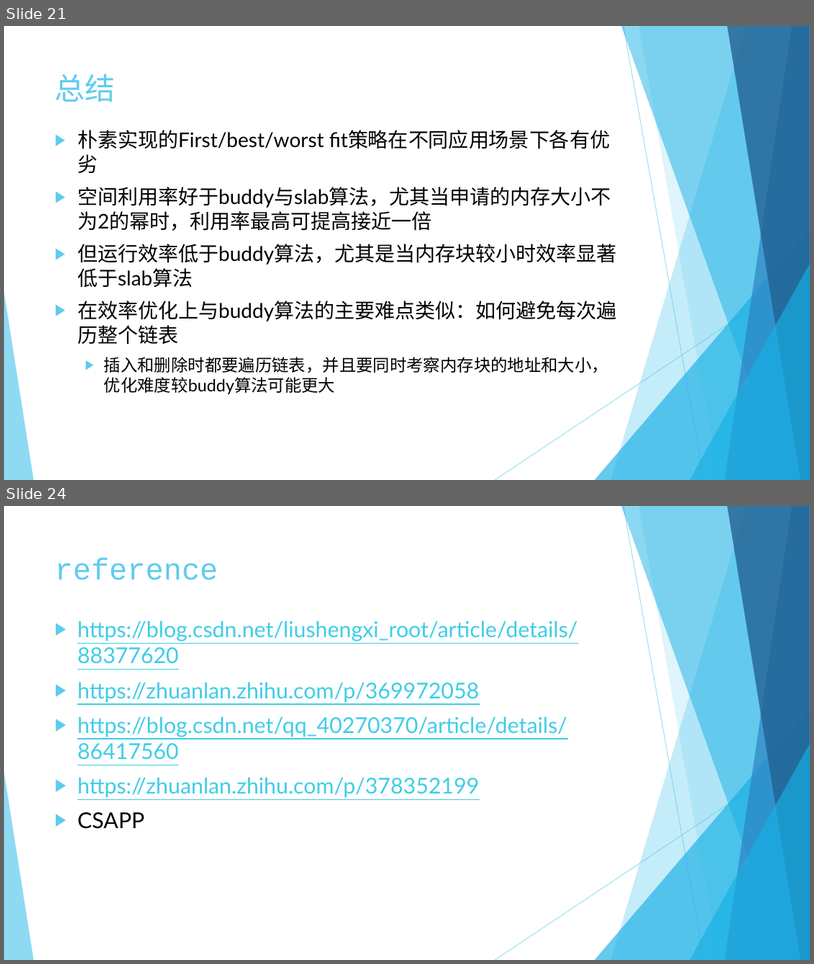
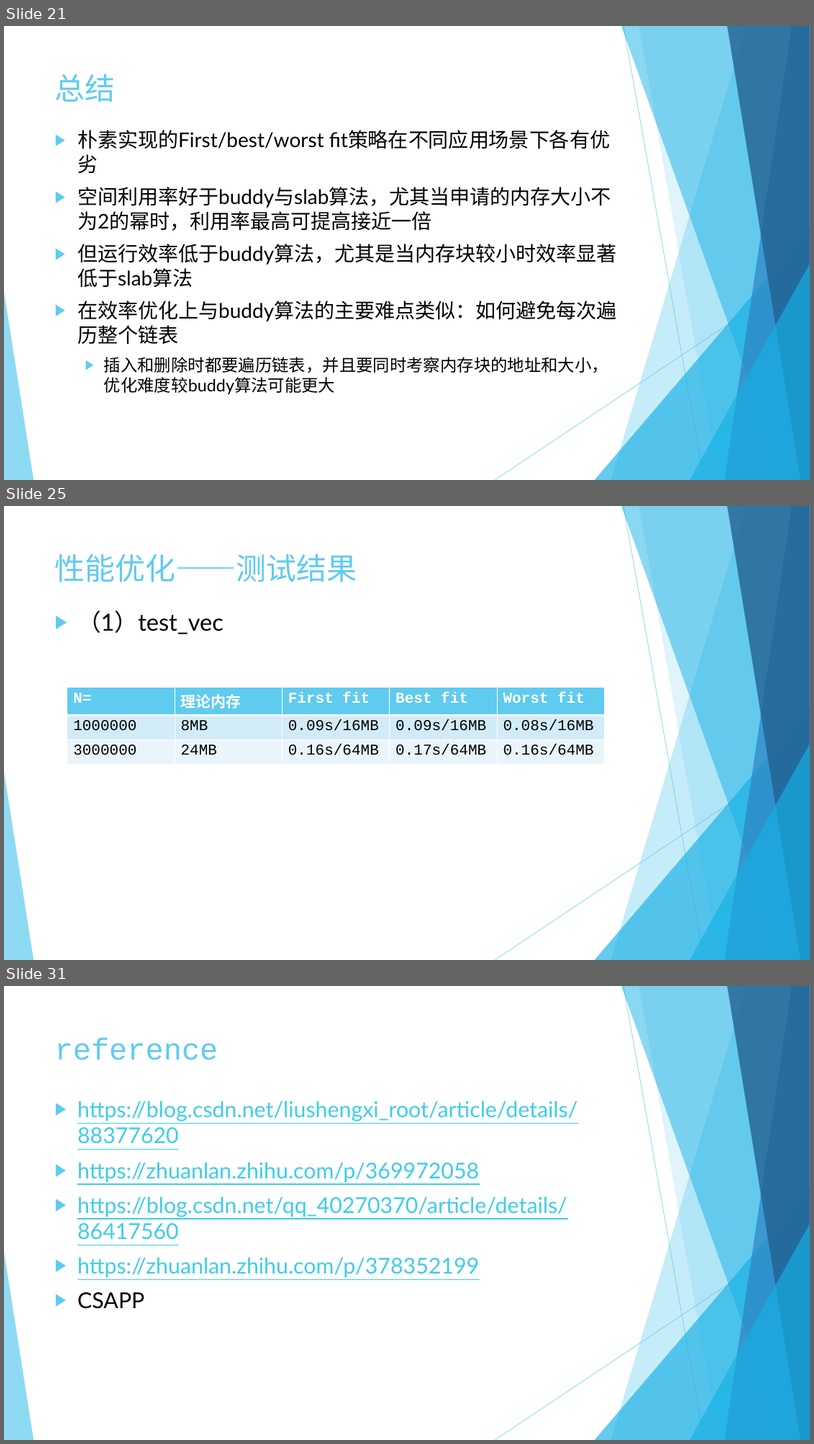
Before and after one commit to rcore-os/mem_malloc_subsystem, a slide deck: slides/week8.pptx. Shown one above the other, each under a label of ours: slides 21 and 24 before the commit, slides 21, 25 and 31 after it; the slides between them are not shown. The pictures are 814x964 and 814x1444 pixels, drawn with LibreOffice and Linux fonts; fonts in the diff are those of the drawing. Boxes give left, top, right and bottom in pixels: in the first picture for what was removed or moved away, otherwise in the second. Text is boxed around its words. In the diff, an @@ line names an element or a change of style, - is before the commit and + after.

```diff
--- a/slides/week8.pptx
+++ b/slides/week8.pptx
@@ slide 25 added at [4, 506, 810, 960], background #FFFFFF; not listed: 10 template elements that a slide beside it also shows @@
@@ title added at [55, 554, 358, 582], 36 pt, text #5FCBEF @@
+性能优化——测试结果
@@ text added at [77, 610, 224, 634], 28 pt, text #000000 @@
+▶ （1）test_vec
@@ table added at [67, 687, 606, 761], 3 rows, 5 columns @@
+N= | 理论内存 | First fit | Best fit | Worst fit
+1000000 | 8MB | 0.09s/16MB | 0.09s/16MB | 0.08s/16MB
+3000000 | 24MB | 0.16s/64MB | 0.17s/64MB | 0.16s/64MB
@@ what was slide 24 is now slide 31 @@
```
Also in this commit, not shown: 3 slides changed, 7 other slides added, 1 slide removed.
